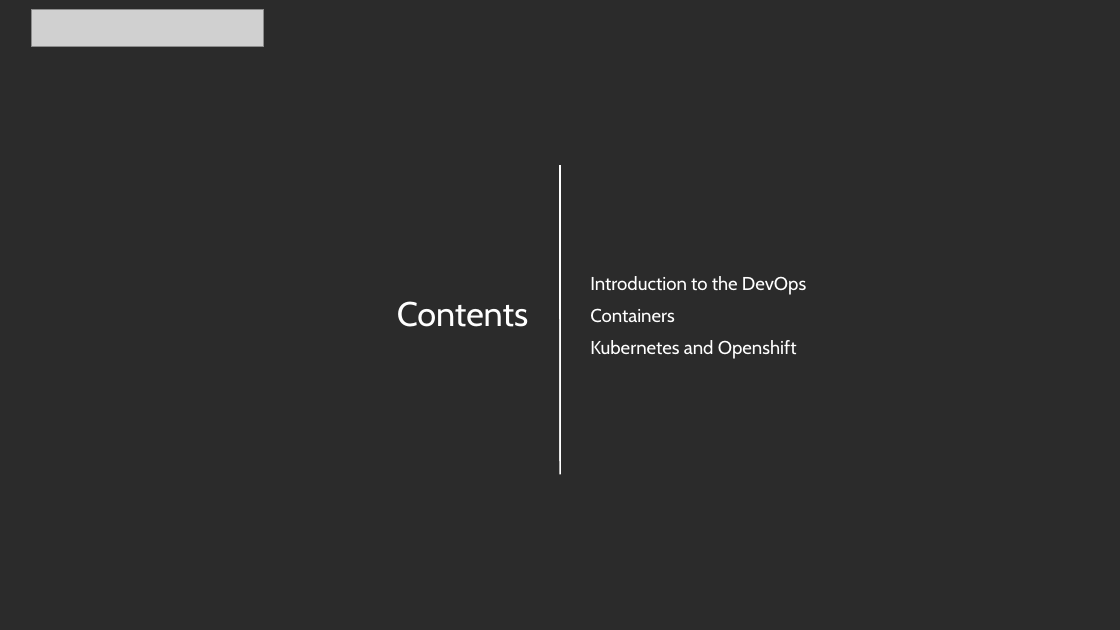
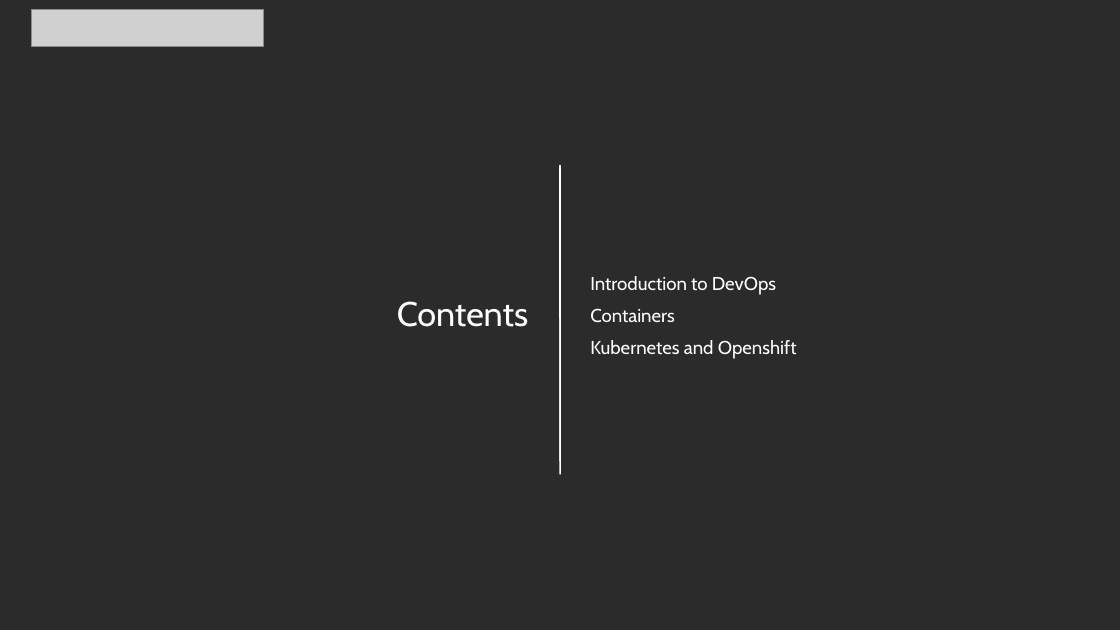
Before and after one commit to true-north-engineering/jobfair, a slide deck: slide 2 of JobFair - DevOps.odp. Drawn at 1120x630 pixels with LibreOffice and Linux fonts; fonts in the diff are those of the drawing; grey boxes stand for pictures; background and template pictures are left out; a plain dark background stands for a picture behind light text. Boxes give left, top, right and bottom in pixels: in the first picture for what was removed or moved away, otherwise in the second. Text is boxed around its words. In the diff, an @@ line names an element or a change of style, - is before the commit and + after.

Commit message:
updating odp

```diff
--- a/JobFair - DevOps.odp
+++ b/JobFair - DevOps.odp
@@ text at bbox=[590, 276, 776, 295]: text changed @@
-Introduction to the DevOps
+Introduction to DevOps
```
